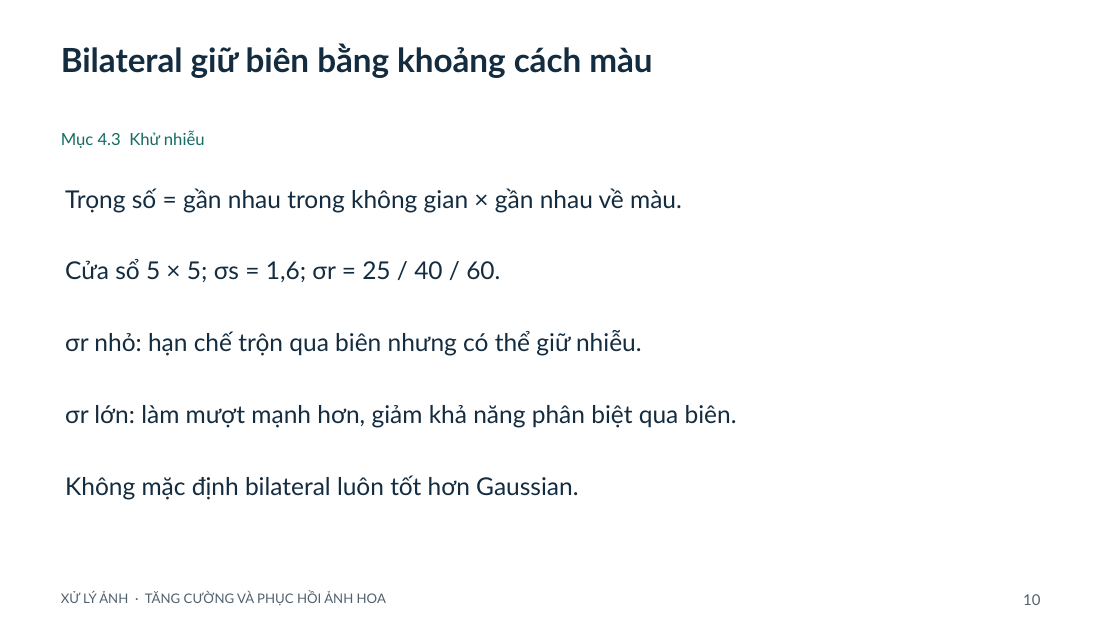
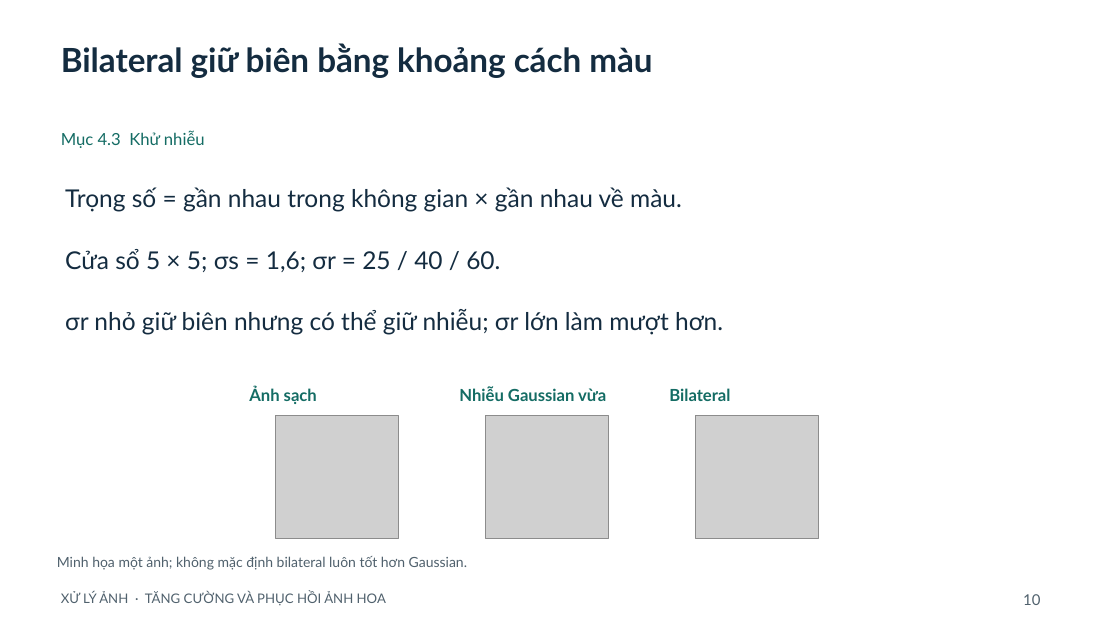
Before and after one commit to ngtd-2609/flower-image-restoration-cnn, a slide deck: slide 10 of docs/SLIDES_REVISED.pptx. Drawn at 1120x630 pixels with LibreOffice and Linux fonts; fonts in the diff are those of the drawing; grey boxes stand for pictures. Boxes give left, top, right and bottom in pixels: in the first picture for what was removed or moved away, otherwise in the second. Text is boxed around its words. In the diff, an @@ line names an element or a change of style, - is before the commit and + after.

```diff
--- a/docs/SLIDES_REVISED.pptx
+++ b/docs/SLIDES_REVISED.pptx
@@ text "Cửa sổ 5 × 5; ...": place and size @@
-text "Cửa sổ 5 × 5; ..." at bbox=[65, 259, 500, 282]
+text "Cửa sổ 5 × 5; ..." at bbox=[65, 249, 500, 272]
@@ text at bbox=[65, 309, 723, 335]: text changed @@
-σr nhỏ: hạn chế trộn qua biên nhưng có thể giữ nhiễu.
+σr nhỏ giữ biên nhưng có thể giữ nhiễu; σr lớn làm mượt hơn.
@@ text added at bbox=[249, 387, 317, 404], 14.2 pt, text #146C64, bold @@
+Ảnh sạch
@@ text added at bbox=[459, 387, 606, 401], 14.2 pt, text #146C64, bold @@
+Nhiễu Gaussian vừa
@@ text added at bbox=[669, 388, 730, 401], 14.2 pt, text #146C64, bold @@
+Bilateral
@@ text removed at bbox=[65, 405, 737, 428] @@
-σr lớn: làm mượt mạnh hơn, giảm khả năng phân biệt qua biên.
@@ picture added at bbox=[276, 416, 398, 539] @@
@@ picture added at bbox=[486, 416, 608, 539] @@
@@ picture added at bbox=[696, 416, 818, 539] @@
@@ text at bbox=[57, 556, 467, 570]: text changed; size 21 to 12 pt; text colour #142C40 to #50616D @@
-Không mặc định bilateral luôn tốt hơn Gaussian.
+Minh họa một ảnh; không mặc định bilateral luôn tốt hơn Gaussian.
```
Also in this commit, not shown: 18 other slides changed, 4 other files.
